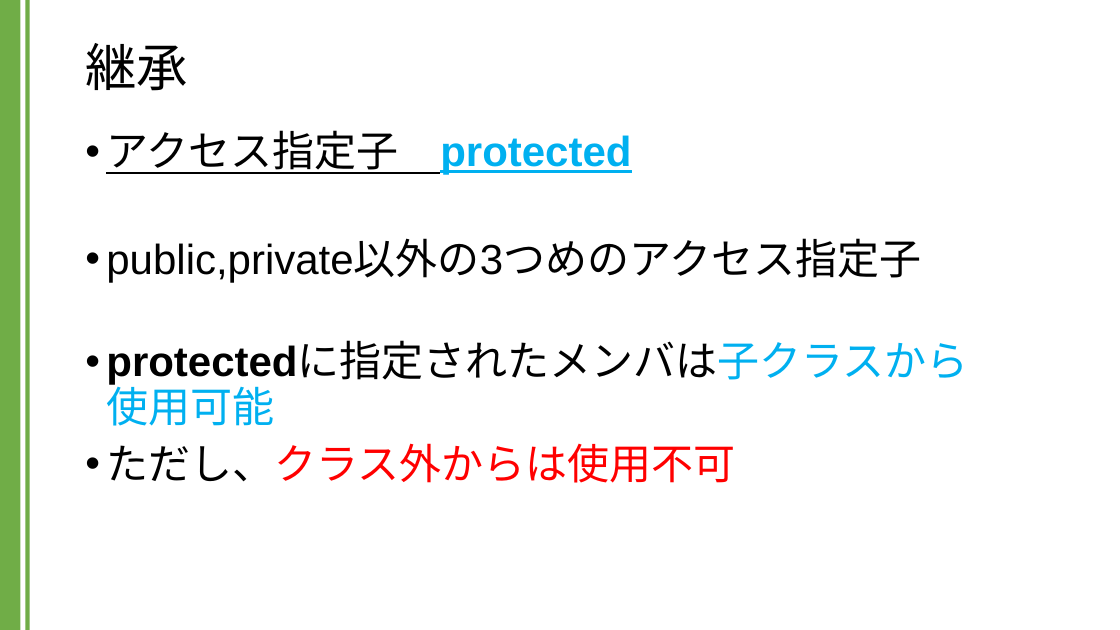
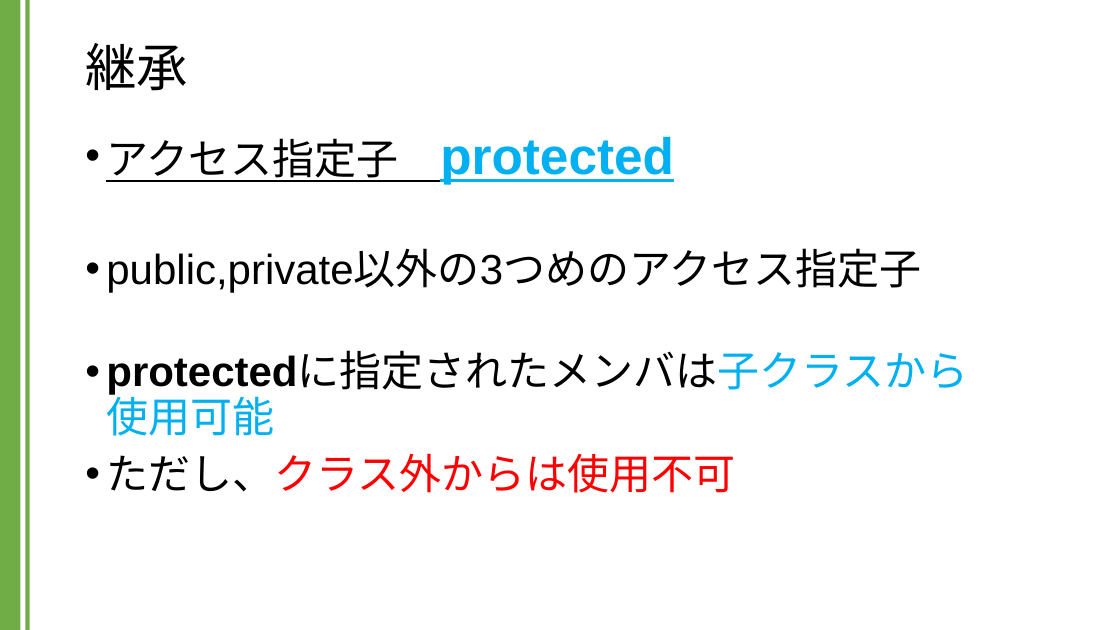
Before and after one commit to kic-murata/cpp2024, a slide deck: slide 22 of 授業資料/講義資料：継承とポリモーフィズム.pptx. Drawn at 1120x630 pixels with LibreOffice and Linux fonts; fonts in the diff are those of the drawing. Boxes give left, top, right and bottom in pixels: in the first picture for what was removed or moved away, otherwise in the second. Text is boxed around its words. In the diff, an @@ line names an element or a change of style, - is before the commit and + after.

```diff
--- a/授業資料/講義資料：継承とポリモーフィズム.pptx
+++ b/授業資料/講義資料：継承とポリモーフィズム.pptx
@@ text at (106, 136, 674, 184): size 36 to 44 pt in "protected" @@
```
Also in this commit, not shown: 3 other slides changed, 3 slides added.
